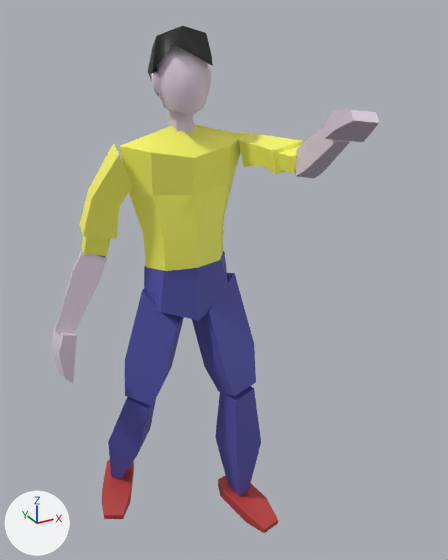
The FBX model Assets/Jogador/Animator/heroIdleLamp - Bugado.fbx: old version first, new version second.
Camera for both pictures: a 50 mm lens placed at (-0.219, -0.471, 0.267), pointed at (0.013, -0.05, 0.056). The lights are fixed; the arrows at lower left show +X, +Y and +Z. Where no turn or scale is listed for an object, it has been applied to the vertices.

Names of what the first picture shows: 'D_braço01', 'D_braço02', 'D_perna01', 'D_perna02', 'E_braço01', 'E_pe', 'E_perna01', 'E_perna02', 'cabelo1', 'cebeca', 'pelvis', 'torso'.
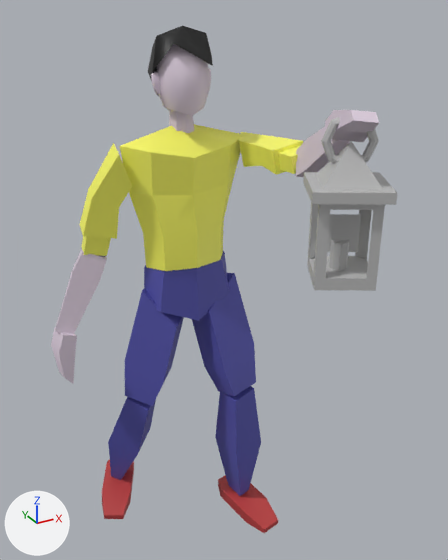
What differs and where, as boxes (x1, y1, x2, y2) in the pictures (448 x 560 px):
'lanterna1', added
    after: (303, 141, 397, 291)
'halo', added
    after: (327, 214, 361, 252)
'pega', added
    after: (321, 117, 379, 163)
'vela', added
    after: (329, 240, 349, 270)
'chama', added
    after: (333, 226, 349, 241)

What changed in the scene script:
```text
Add mat_lambert3:
    mat_lambert3 = principled_material('lambert3')
    mat_lambert3.base_color = (0.5, 0.5, 0.5)  # grey #bcbcbc
Add mat_lambert2:
    mat_lambert2 = principled_material('lambert2')
    mat_lambert2.base_color = (0.5, 0.5, 0.5)  # grey #bcbcbc
Add me_mesh_014_1:
    me_mesh_014_1.from_pydata(...)  # 38 vertices, 46 faces; spans x -0.0373..0.032, y -0.1638..-0.0945, z -0.0418..0.0515
    me_mesh_014_1.materials.append(mat_lambert3)  # grey #bcbcbc
Add me_mesh_012_1:
    me_mesh_012_1.from_pydata([(-0.00436, 0.00245, -0.00526), (0.00436, -0.00245, -0.00526), (-0.00436, 0.00245, 0.00526), (0.00436, -0.00245, 0.00526)], [], [(0, 1, 3, 2)])
    me_mesh_012_1.materials.append(mat_lambert2)  # grey #bcbcbc
Add me_mesh_011_1:
    me_mesh_011_1.from_pydata(...)  # an 8-sided cylinder along z spanning x -0.0059..0.0059, y -0.0059..0.0059, z -0.0115..0.0115
    me_mesh_011_1.materials.append(mat_lambert2)  # grey #bcbcbc
Add me_mesh_013_1:
    me_mesh_013_1.from_pydata([(-0.0108, 0.0061, -0.0131), (0.0108, -0.0061, -0.0131), (-0.0108, 0.0061, 0.0131), (0.0108, -0.0061, 0.0131)], [], [(0, 1, 3, 2)])
    me_mesh_013_1.materials.append(mat_lambert2)  # grey #bcbcbc
Add me_mesh_015_1:
    me_mesh_015_1.from_pydata(...)  # 64 vertices, 64 faces; spans x -0.016..0.016, y -0.0103..0.0103, z -0.018..0.018
    me_mesh_015_1.materials.append(mat_lambert2)  # grey #bcbcbc
Add ob_lanterna1:
    ob_lanterna1 = bpy.data.objects.new('lanterna1', me_mesh_014_1)
    ob_lanterna1.location = (0.0413, -0.039, 0.1391)
Add ob_chama:
    ob_chama = bpy.data.objects.new('chama', me_mesh_012_1)
    ob_chama.location = (0.0368, -0.1673, 0.1296)
Add ob_vela:
    ob_vela = bpy.data.objects.new('vela', me_mesh_011_1)
    ob_vela.location = (0.0368, -0.1673, 0.1132)
Add ob_halo:
    ob_halo = bpy.data.objects.new('halo', me_mesh_013_1)
    ob_halo.location = (0.0371, -0.1668, 0.1296)
Add ob_pega:
    ob_pega = bpy.data.objects.new('pega', me_mesh_015_1)
    ob_pega.location = (0.038, -0.1677, 0.1906)
```
